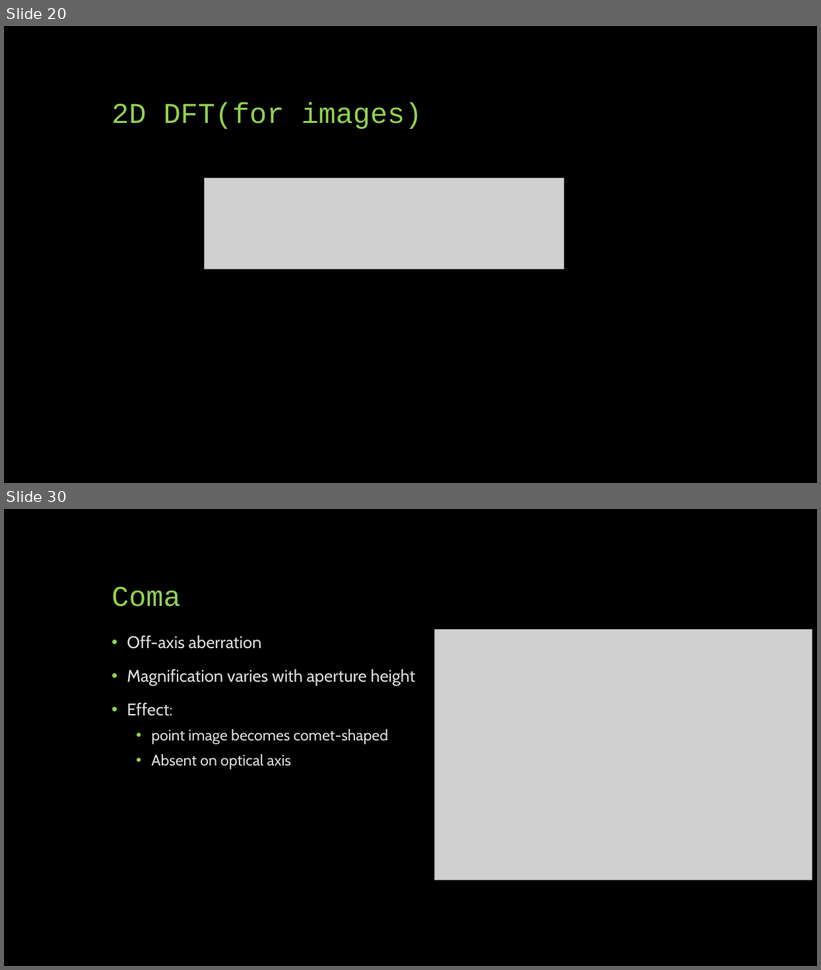
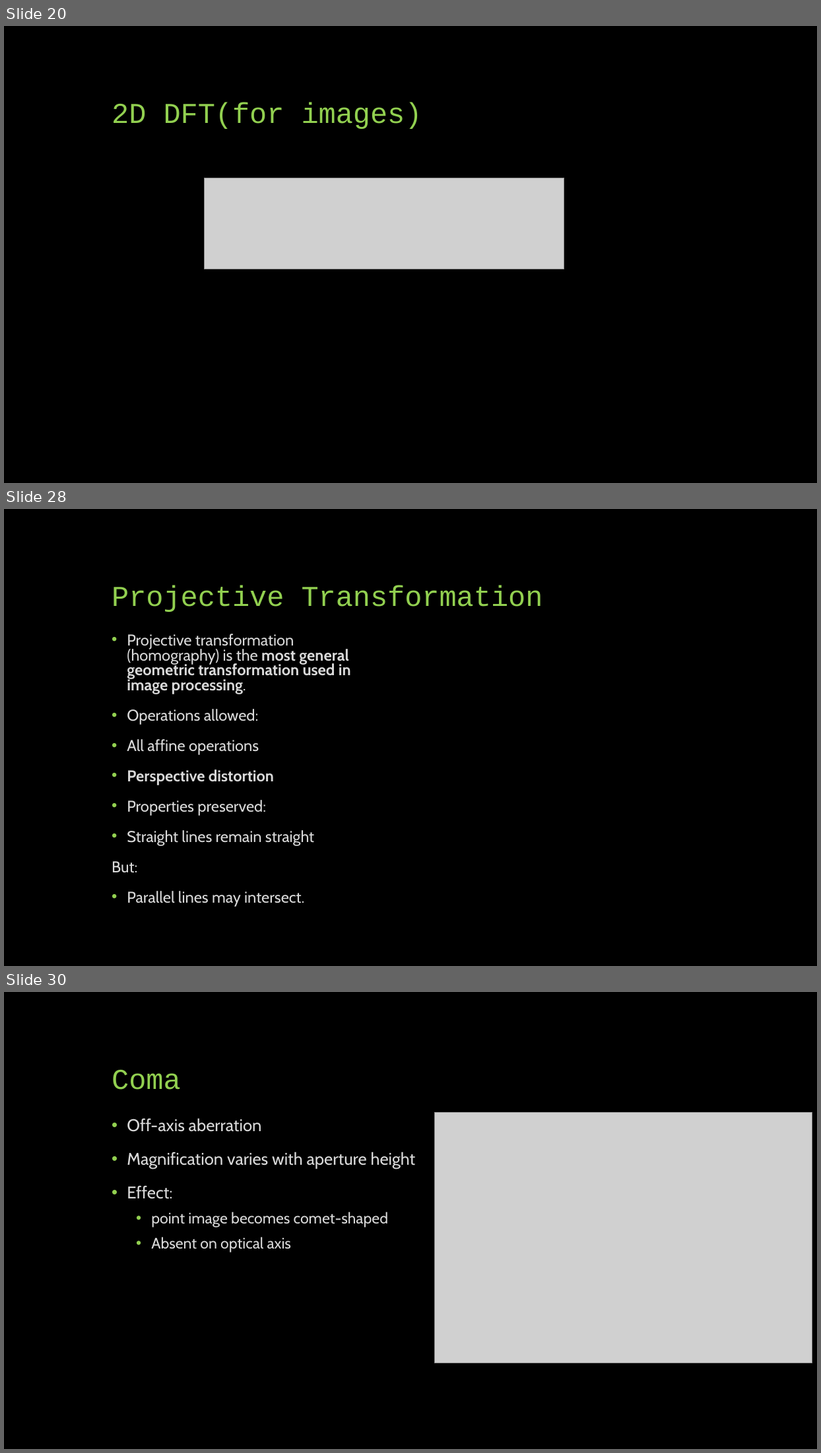
Before and after one commit to SreejithRajan-Lab/Computer-Vision, a slide deck: Presentations/Computer Vision – Module 2.pptx. Shown one above the other, each under a label of ours: slides 20 and 30 before the commit, slides 20, 28 and 30 after it; the slides between them are not shown. The pictures are 821x970 and 821x1453 pixels, drawn with LibreOffice and Linux fonts; fonts in the diff are those of the drawing; grey boxes stand for pictures. Boxes give left, top, right and bottom in pixels: in the first picture for what was removed or moved away, otherwise in the second. Text is boxed around its words. In the diff, an @@ line names an element or a change of style, - is before the commit and + after.

```diff
--- a/Presentations/Computer Vision – Module 2.pptx
+++ b/Presentations/Computer Vision – Module 2.pptx
@@ slide 28 added at (4,509,817,966), background #000000 @@
@@ title added at (112,585,543,612), 34 pt, text #92D050 @@
+Projective Transformation
@@ text added at (112,634,351,907), 18.5 pt, text #D9D9D9 @@
+• Projective transformation (homography) is the most general geometric transformation used in image processing.
+• Operations allowed:
+• All affine operations
+• Perspective distortion
+• Properties preserved:
+• Straight lines remain straight
+But:
+• Parallel lines may intersect.
```
Also in this commit, not shown: 8 other slides added, 9 slides removed, 1 other file.
